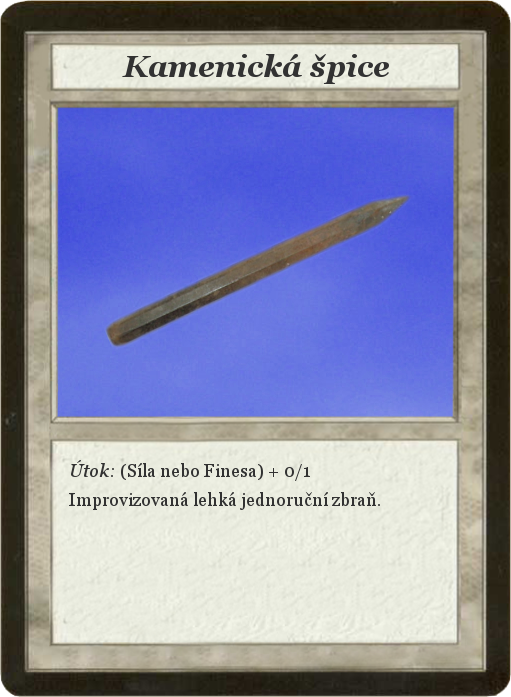
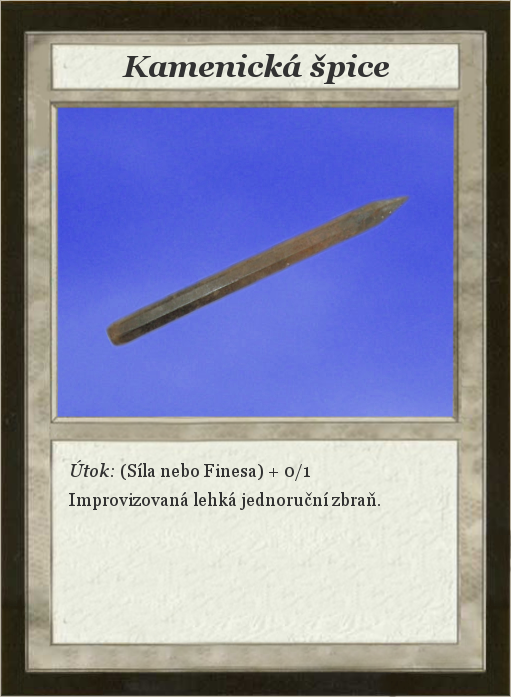
Layer changes from the first 511x697 image to the second:
painted on "Card" over box(0, 0, 511, 697)
